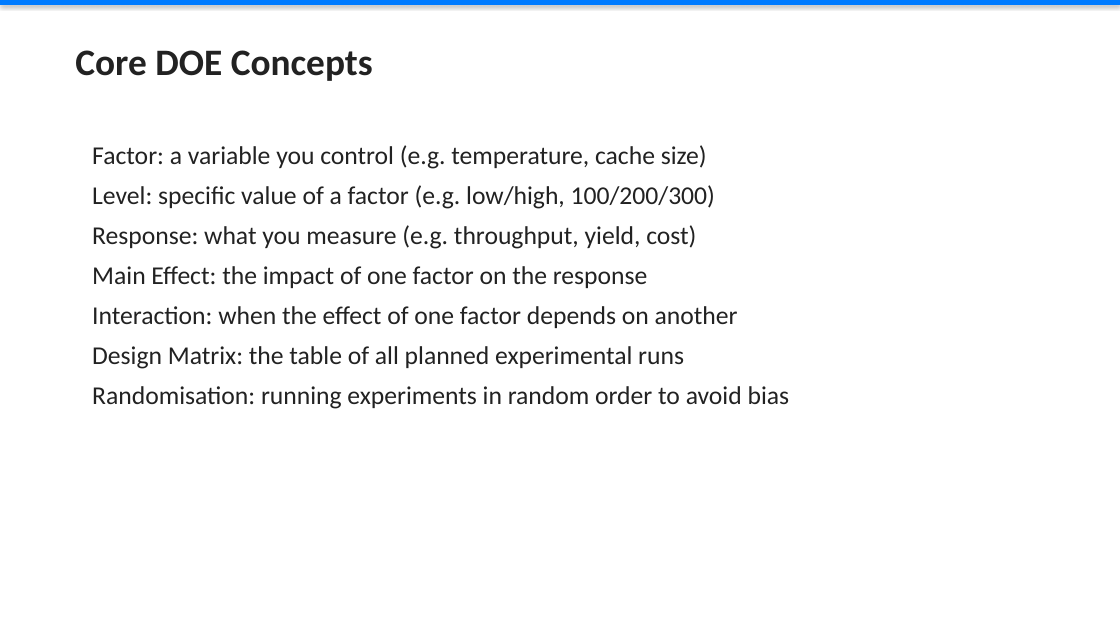
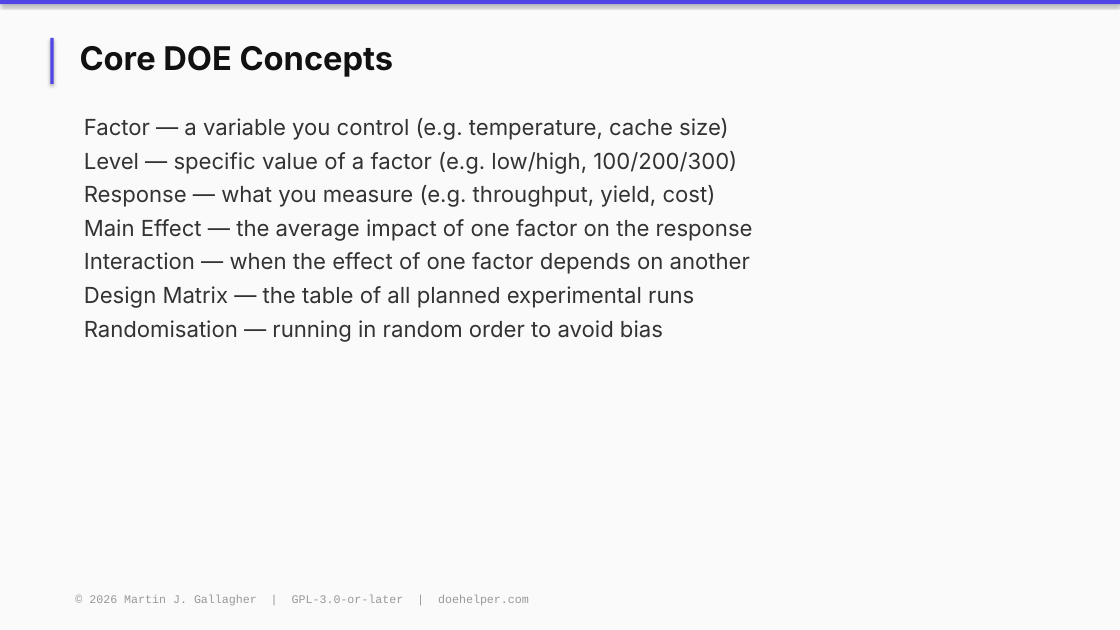
Before and after one commit to MartinGallagher-code/design_of_experiments, a slide deck: slide 6 of training/slides/Module_01_Introduction_to_DOE.pptx. Drawn at 1120x630 pixels with LibreOffice and Linux fonts; fonts in the diff are those of the drawing. Boxes give left, top, right and bottom in pixels: in the first picture for what was removed or moved away, otherwise in the second. Text is boxed around its words. In the diff, an @@ line names an element or a change of style, - is before the commit and + after.

```diff
--- a/training/slides/Module_01_Introduction_to_DOE.pptx
+++ b/training/slides/Module_01_Introduction_to_DOE.pptx
@@ background #FFFFFF to #FAFAFA @@
@@ rectangle at [0, 0, 1120, 4]: fill #007BFF to #5046E5 @@
@@ rectangle added at [50, 38, 54, 84], fill #5046E5 @@
@@ text "Core DOE Concepts" at [80, 46, 394, 77]: size 32 to 28 pt, font Calibri to Inter, text colour #222222 to #111111 @@
@@ text at [84, 118, 753, 342]: text changed; size 22 to 19 pt; font Calibri to Inter; text colour #222222 to #333333 @@
-Factor: a variable you control (e.g. temperature, cache size)
-Level: specific value of a factor (e.g. low/high, 100/200/300)
-Response: what you measure (e.g. throughput, yield, cost)
-Main Effect: the impact of one factor on the response
-Interaction: when the effect of one factor depends on another
-Design Matrix: the table of all planned experimental runs
-Randomisation: running experiments in random order to avoid bias
+Factor — a variable you control (e.g. temperature, cache size)
+Level — specific value of a factor (e.g. low/high, 100/200/300)
+Response — what you measure (e.g. throughput, yield, cost)
+Main Effect — the average impact of one factor on the response
+Interaction — when the effect of one factor depends on another
+Design Matrix — the table of all planned experimental runs
+Randomisation — running in random order to avoid bias
@@ text added at [89, 595, 529, 605], 10 pt, text #999999 @@
+© 2026 Martin J. Gallagher | GPL-3.0-or-later | doehelper.com
```
Also in this commit, not shown: 10 other slides changed, 8 other files.
